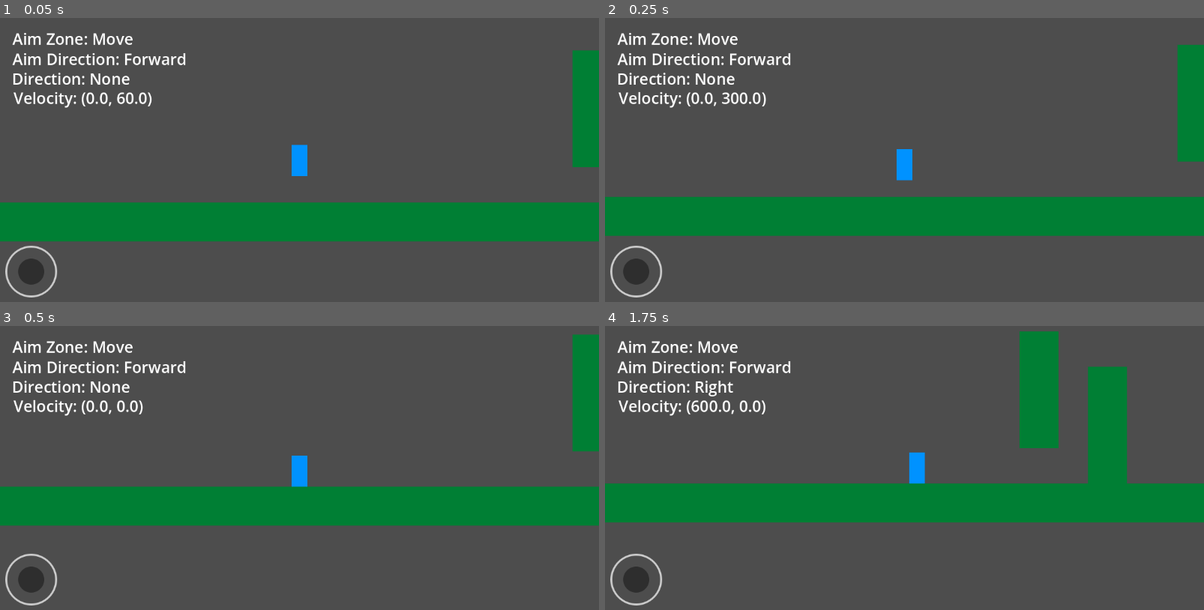
Above: before the commit, frames 1-4 (two rows, left to right).
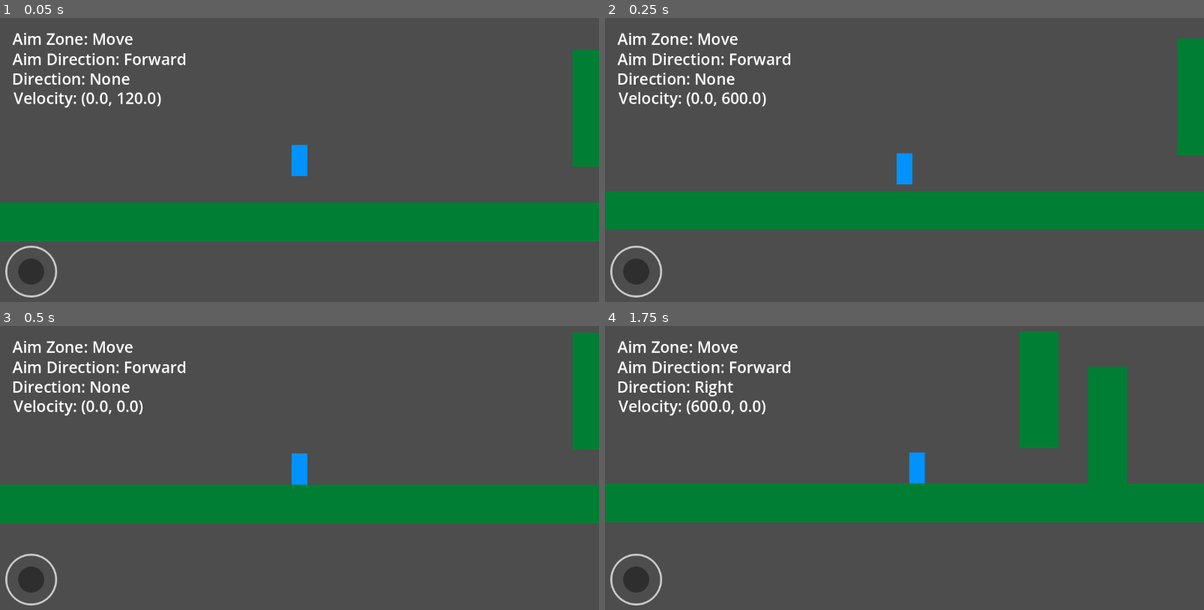
Above: after the commit, the same moments.

Repository: Mrdarx444/Veinbreaker
Game: Godot game, scene res://source/test/world.tscn
Two runs of this game, one before a commit and one after it. Both use one fixed random seed, a clock stepped at 60 frames per second and the inputs below.
Inputs:
- Up to frame 1 (0.05 s): no input
- Up to frame 2 (0.25 s): no input
- Up to frame 3 (0.5 s): no input
- Up to frame 4 (1.75 s): hold D (Right) from 0.53 s (still down); tap W (Up) at 0.77, 1.52 s

The runs differ from the first frame. In frame 1, 0.2% of the frame differs, in the area x 19-100%, y 26-53%; in frame 2, 4.5%, in the area x 0-100%, y 7-77%; in frame 3, 1.7%; in frame 4, nothing differs.

Commit message:
Fall Max Speed

Diff:
--- a/source/scripts/Player/player.gd
+++ b/source/scripts/Player/player.gd
@@ -5,7 +5,7 @@
 @export var acceleration: float = speed * 8
 @export var friction: float = speed * 10
 @export_range(0, 1, 0.01) var aiming_slowdown_ratio: float = 0.75
-@export var gravity: float = ProjectSettings.get_setting("physics/2d/default_gravity")
+@export var gravity: float = ProjectSettings.get_setting("physics/2d/default_gravity") * 2
 @export var max_fall_speed: float = 1500.0
 
 @onready var joystick: PlayerAimComponent = $Components/PlayerAimComponent
@@ -24,8 +24,9 @@
 	_debugg()
 
 func gravity_handle(delta: float):
-	if !is_on_floor() and velocity.y < max_fall_speed:
-		velocity.y = min(velocity.y + gravity * delta, max_fall_speed)
+	if !is_on_floor():
+		if velocity.y < max_fall_speed:
+			velocity.y = min(velocity.y + gravity * delta, max_fall_speed)
 	else :
 		velocity.y = 0
 
